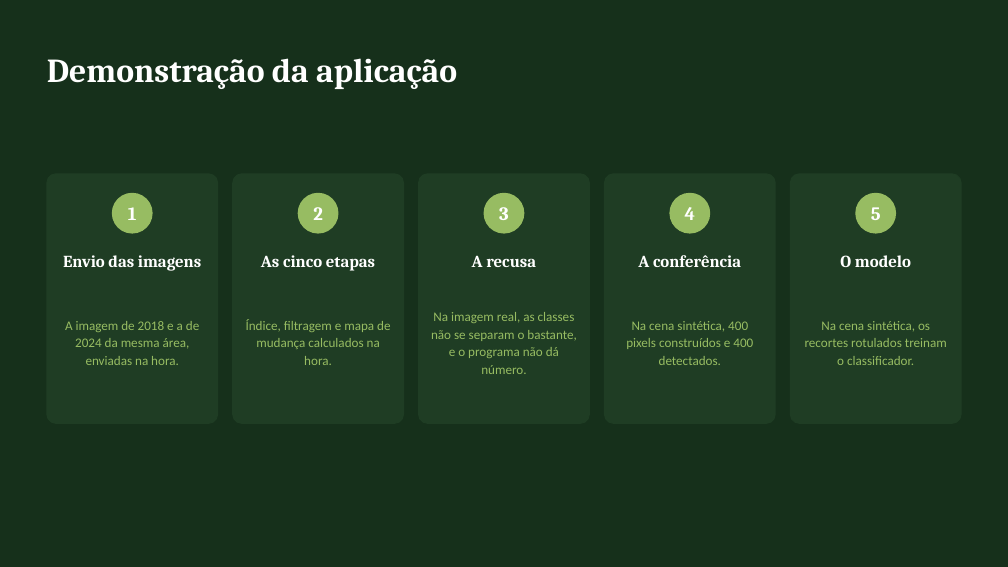
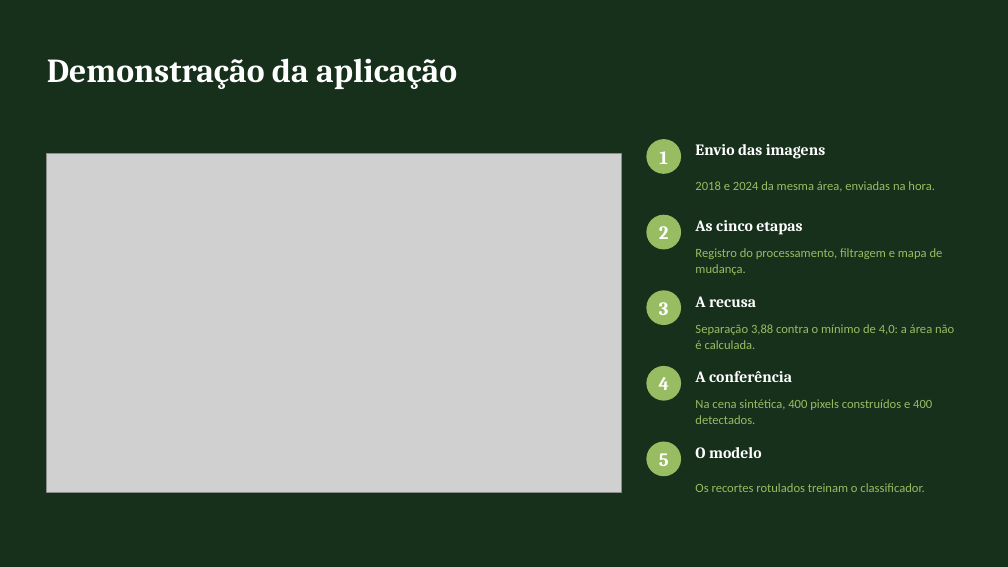
Before and after one commit to DevAndreMassarente/aps-desmatamento-satelite, a slide deck: slide 6 of entrega/apresentacao-defesa.pptx. Drawn at 1008x567 pixels with LibreOffice and Linux fonts; fonts in the diff are those of the drawing; grey boxes stand for pictures. Boxes give left, top, right and bottom in pixels: in the first picture for what was removed or moved away, otherwise in the second. Text is boxed around its words. In the diff, an @@ line names an element or a change of style, - is before the commit and + after.

```diff
--- a/entrega/apresentacao-defesa.pptx
+++ b/entrega/apresentacao-defesa.pptx
@@ text "1": place and size @@
-text "1" at [128, 207, 137, 220]
+text "1" at [659, 151, 668, 164]
@@ ellipse: place and size @@
-ellipse at [112, 193, 153, 234]
+ellipse at [647, 139, 681, 174]
@@ text "Envio das imagens": place and size @@
-text "Envio das imagens" at [63, 255, 201, 271]
+text "Envio das imagens" at [695, 144, 826, 159]
@@ rounded rectangle removed at [47, 174, 218, 423] @@
@@ picture added at [47, 154, 622, 493] @@
@@ rounded rectangle removed at [233, 174, 404, 423] @@
@@ rounded rectangle removed at [419, 174, 590, 423] @@
@@ rounded rectangle removed at [605, 174, 776, 423] @@
@@ rounded rectangle removed at [790, 174, 961, 423] @@
@@ text at [695, 181, 935, 191]: text changed; size 12.5 to 12 pt @@
-A imagem de 2018 e a de 2024 da mesma área, enviadas na hora.
+2018 e 2024 da mesma área, enviadas na hora.
@@ text "2": place and size @@
-text "2" at [313, 207, 323, 220]
+text "2" at [659, 226, 669, 239]
@@ ellipse: place and size @@
-ellipse at [670, 193, 711, 234]
+ellipse at [647, 215, 681, 250]
@@ text "As cinco etapas": place and size @@
-text "As cinco etapas" at [261, 255, 375, 271]
+text "As cinco etapas" at [695, 220, 802, 235]
@@ text at [695, 248, 943, 275]: text changed; size 12.5 to 12 pt @@
-Índice, filtragem e mapa de mudança calculados na hora.
+Registro do processamento, filtragem e mapa de mudança.
@@ text "3": place and size @@
-text "3" at [499, 207, 509, 220]
+text "3" at [659, 302, 669, 315]
@@ ellipse: place and size @@
-ellipse at [484, 193, 525, 234]
+ellipse at [647, 290, 681, 325]
@@ text "A recusa": place and size @@
-text "A recusa" at [472, 255, 536, 267]
+text "A recusa" at [695, 296, 756, 307]
@@ text removed at [431, 312, 576, 374] @@
-Na imagem real, as classes não se separam o bastante, e o programa não dá número.
@@ text added at [695, 324, 954, 349], 12 pt, text #97BC62 @@
+Separação 3,88 contra o mínimo de 4,0: a área não é calculada.
@@ text "4": place and size @@
-text "4" at [685, 207, 695, 220]
+text "4" at [659, 377, 669, 390]
@@ ellipse: place and size @@
-ellipse at [298, 193, 339, 234]
+ellipse at [647, 366, 681, 401]
@@ text "A conferência": place and size @@
-text "A conferência" at [638, 255, 741, 267]
+text "A conferência" at [695, 371, 792, 382]
@@ text "Na cena sintética, 400 pixels ...": place and size @@
-text "Na cena sintética, 400 pixels ..." at [626, 321, 753, 365]
+text "Na cena sintética, 400 pixels ..." at [695, 399, 932, 424]
@@ text "Na cena sintética, 400 pixels ..." at [695, 399, 932, 424]: size 12.5 to 12 pt; alignment centre to left; line spacing 1.12 to 1.08 @@
@@ text "5": place and size @@
-text "5" at [871, 207, 881, 220]
+text "5" at [659, 453, 669, 466]
@@ ellipse: place and size @@
-ellipse at [855, 193, 896, 234]
+ellipse at [647, 442, 681, 476]
@@ size 16 to 15 pt; alignment centre to left in 5 elements at [695, 144, 826, 159], [695, 220, 802, 235], [695, 296, 756, 307], [695, 371, 792, 382], [695, 447, 762, 458] @@
@@ text "O modelo": place and size @@
-text "O modelo" at [840, 255, 911, 267]
+text "O modelo" at [695, 447, 762, 458]
@@ text at [695, 483, 924, 492]: text changed; size 12.5 to 12 pt @@
-Na cena sintética, os recortes rotulados treinam o classificador.
+Os recortes rotulados treinam o classificador.
```
Also in this commit, not shown: 1 other slide changed, 11 other files.
